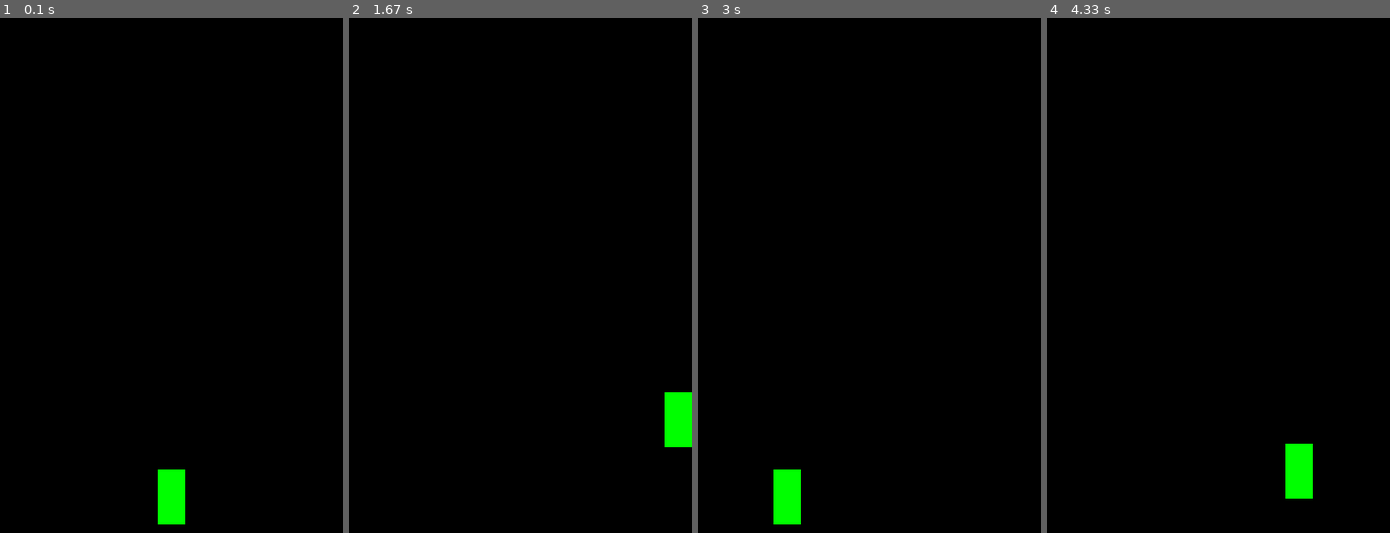
Above: before the commit, frames 1-4 (left to right).
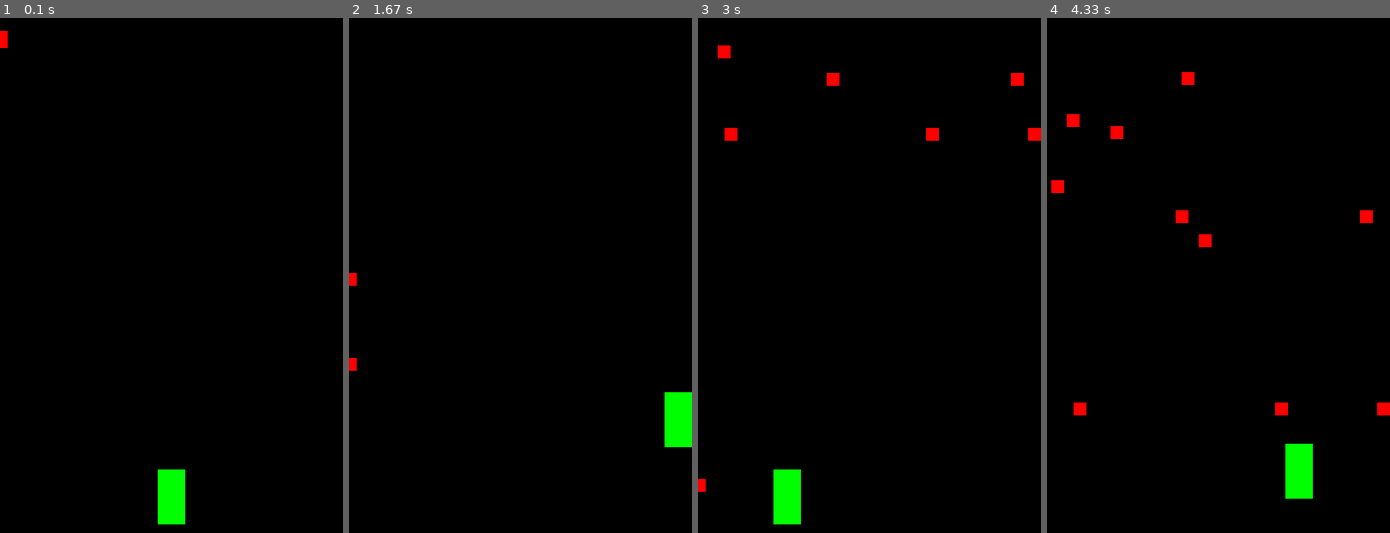
Above: after the commit, the same moments.

Repository: romainodet/pygame
Game: pygame game, started from test.py
The game is run twice, just before and just after one commit, with the same random seed, the same clock (stepped at 60 frames per second) and the same inputs.
Inputs:
- Up to frame 1 (0.1 s): no input
- Up to frame 2 (1.67 s): hold Right 0.33-0.8 s; hold Up 0.83-1.13 s; hold Right 1.17-1.63 s
- Up to frame 3 (3 s): hold Left 1.67-2.2 s; hold Down 2.23-2.53 s; hold Left 2.57-2.97 s
- Up to frame 4 (4.33 s): hold Up 3-3.37 s; hold Right 3.4-4.03 s; hold Down from 4.07 s (still down)

The runs differ from the first frame. In frame 1, less than 0.1% of the frame differs, in the area x 0-3%, y 2-6%; in frame 2, 0.1%; in frame 3, 0.6%; in frame 4, 0.9%, in the area x 1-100%, y 10-78%.

Commit message:
ennemies

Diff:
--- a/test.py
+++ b/test.py
@@ -67,7 +67,7 @@
 		if self.rect.left < 0:
 			self.rect.left = 0
 
-		# La vitesse est remise Ã  0 Ã  chaque frame, sauf si on appuie sur la flÃ¨che gauche ou la flÃ¨che droite
+		# Haut en bas
 		self.speedY = 0
 		if keys_pressed[pygame.K_UP]:
 			self.speedY = -5
@@ -83,6 +83,30 @@
 		if self.rect.top < 0:
 			self.rect.top = 0
 
+class ennemy(pygame.sprite.Sprite):
+	def __init__(self):
+		pygame.sprite.Sprite.__init__(self)
+		self.image = pygame.Surface((15, 15))
+		self.image.fill(RED)
+		self.rect = self.image.get_rect()
+		self.rect.right = random.randrange(1,10)
+		self.rect.top = 0
+		self.speedY = random.randrange(3,5)
+
+	def update(self):
+		pygame.sprite.Sprite.update(self)
+
+		# On bouge le vaisseau en fonction de la vitesse
+		self.rect.y += self.speedY
+
+		# On empÃªche l'ennemy de sortir de l'Ã©cran
+		if self.rect.bottom > HEIGHT:
+			self.rect.top = 0 # remettre l'ennemy en haut
+
+			self.speedY = random.randrange(1, 5)
+
+			self.rect.right = random.randint(1, WIDTH)
+
 
 # On initialise pygame et on crÃ©e la fenÃªtre grÃ¢ce aux variables WIDTH et HEIGHT
 pygame.init()
@@ -96,6 +120,12 @@
 
 # On crÃ©e une instance de la classe Player
 player = Player()
+
+i = 0
+while i < 10:
+	ennemy1 = ennemy()
+	all_sprites.add(ennemy1)
+	i+=1
 # ... et on l'ajoute au groupe de sprites
 all_sprites.add(player)
 
